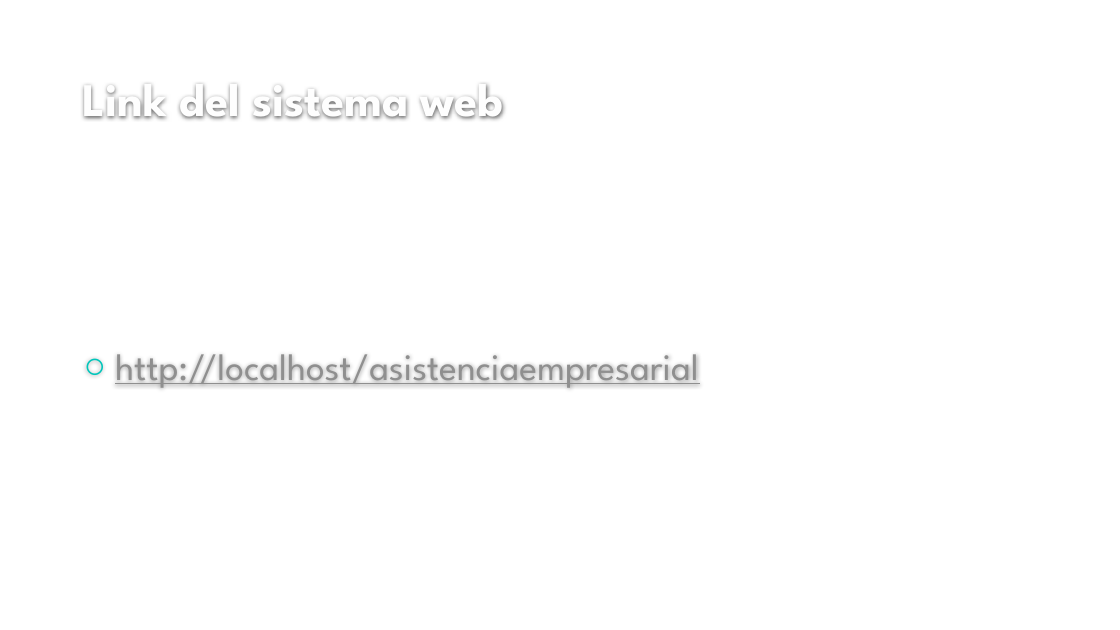
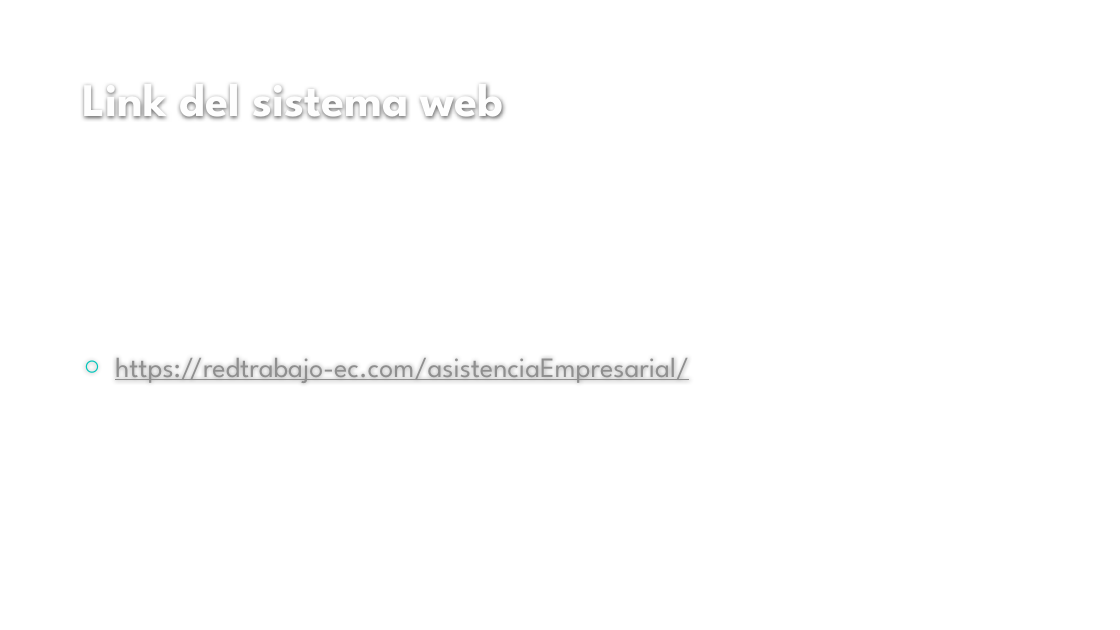
Before and after one commit to LuisBone/asistenciaEmpresarial, a slide deck: slide 17 of SISTEMA WEB DE CONTROL DE ASISTENCIA PARA PEQUEÑAS.pptx. Drawn at 1120x630 pixels with LibreOffice and Linux fonts; fonts in the diff are those of the drawing; background and template pictures are left out. Boxes give left, top, right and bottom in pixels: in the first picture for what was removed or moved away, otherwise in the second. Text is boxed around its words. In the diff, an @@ line names an element or a change of style, - is before the commit and + after.

```diff
--- a/SISTEMA WEB DE CONTROL DE ASISTENCIA PARA PEQUEÑAS.pptx
+++ b/SISTEMA WEB DE CONTROL DE ASISTENCIA PARA PEQUEÑAS.pptx
@@ text at (115, 358, 689, 383): text changed; size 32 to 24 pt @@
-○ http://localhost/asistenciaempresarial
+○ https://redtrabajo-ec.com/asistenciaEmpresarial/
```
Also in this commit, not shown: 3 other slides changed.
